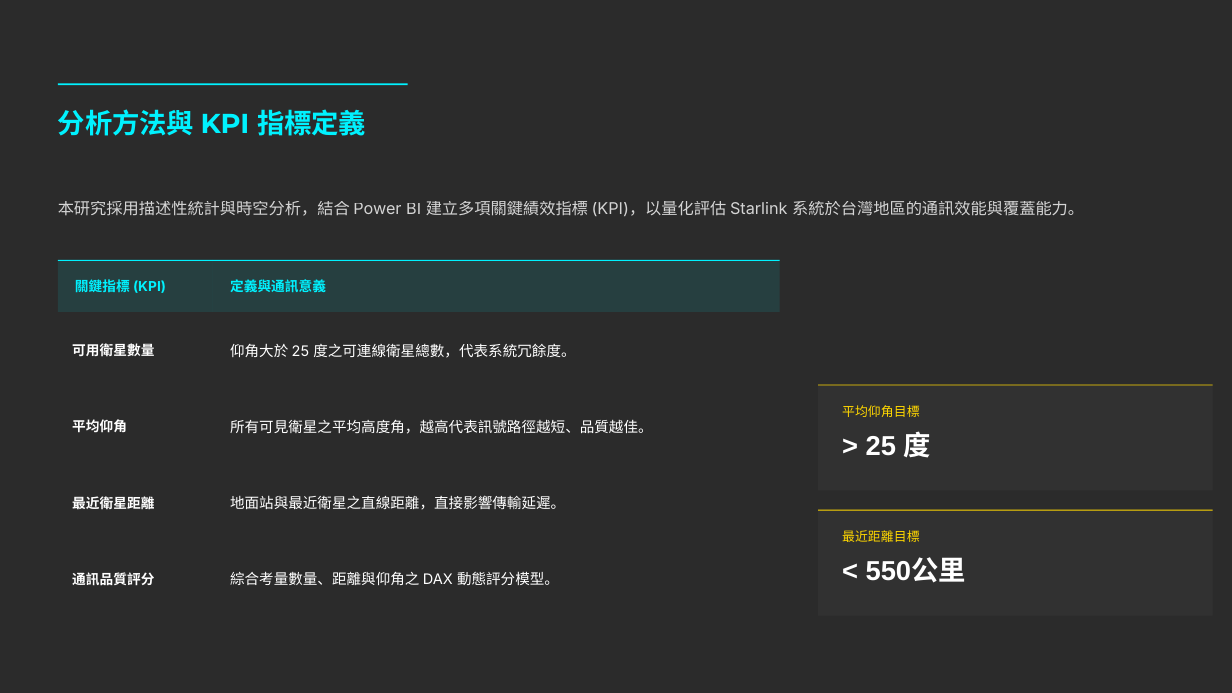
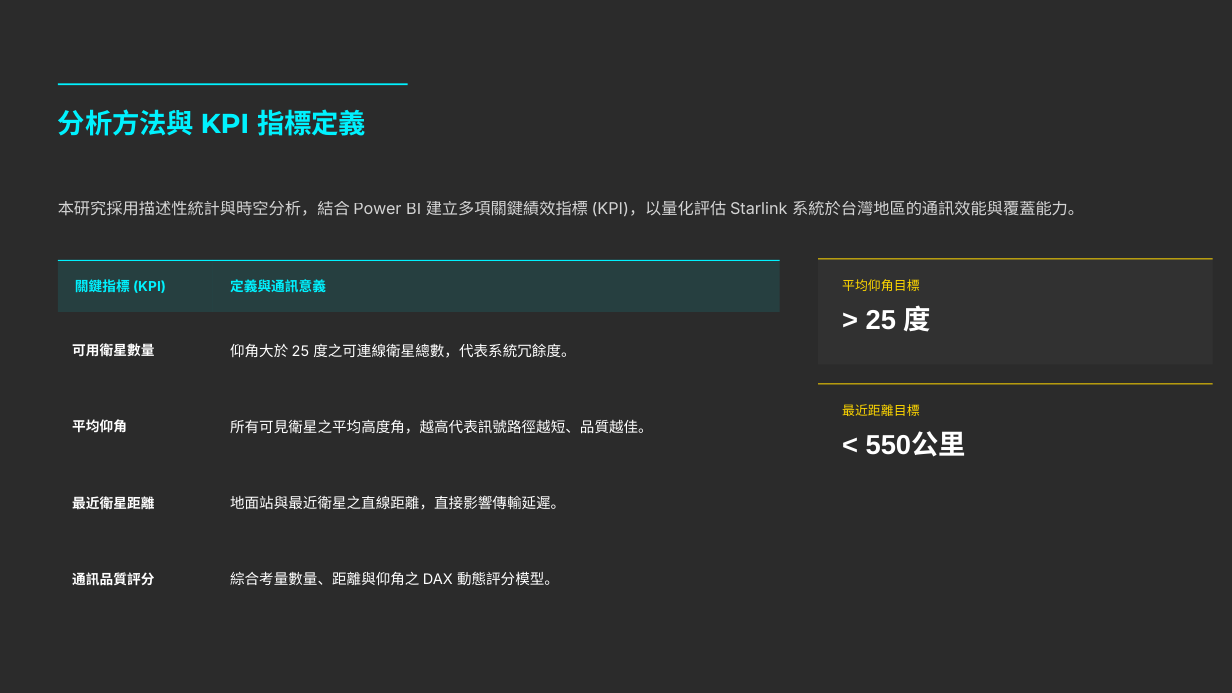
Before and after one commit to lai9422/114-2Fin, a slide deck: slide 6 of 112111119_賴俊升.pptx. Drawn at 1232x693 pixels with LibreOffice and Linux fonts; fonts in the diff are those of the drawing; background and template pictures are left out; a plain dark background stands for a picture behind light text. Boxes give left, top, right and bottom in pixels: in the first picture for what was removed or moved away, otherwise in the second. Text is boxed around its words. In the diff, an @@ line names an element or a change of style, - is before the commit and + after.

```diff
--- a/112111119_賴俊升.pptx
+++ b/112111119_賴俊升.pptx
@@ 4 texts, 3 rectangles: place and size @@
-4 texts, 3 rectangles at [818,384,1212,583]
+4 texts, 3 rectangles at [818,259,1212,457]
@@ rectangle removed at [818,510,1212,616] @@
```
Also in this commit, not shown: 3 other slides changed, 1 other file.
